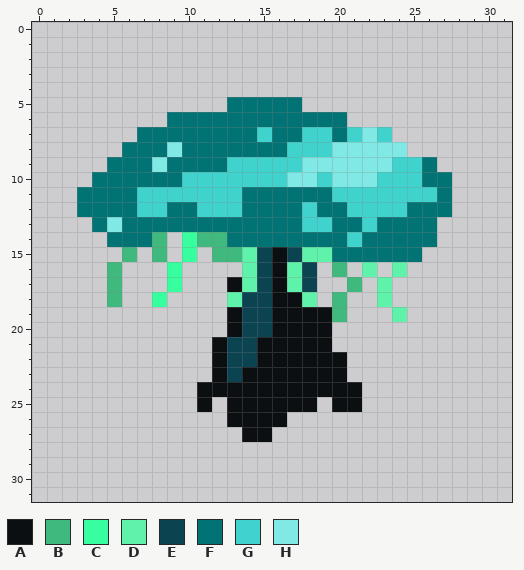
One commit to this pixel-art file: shrooms.aseprite. Above, as it was before the edit.
32x32 pixels, 1 frame.
Palette (. is transparent): A #0c0f12  B #40b97e  C #37ff9f  D #5ff2ab  E #0b4351  F #027375  G #40d3cd  H #80e9e5
The same view after the edit:
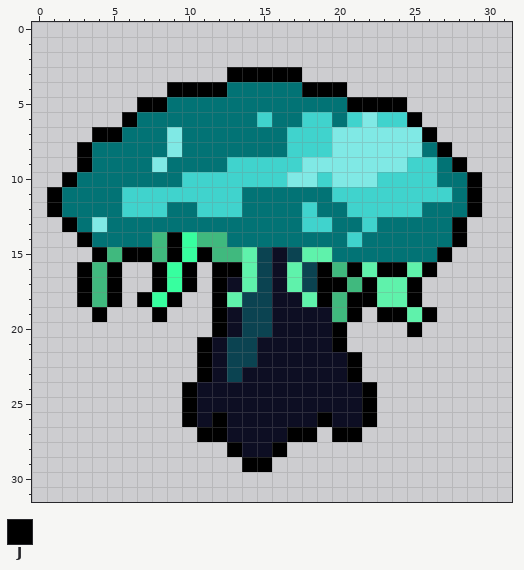
Colours new in this view: J #000000
From old to new:
layer "black" added
@@ palette @@
-A #0c0f12
+A #0d0e23
--- layers "black", "Layer 1"
@@ x 0..31 @@
  2 ................................
- 3 ................................
- 4 ................................
- 5 .............FFFFF..............
- 6 .........FFFFFFFFFFFF...........
- 7 .......FFFFFFFFGFFGGFGHG........
- 8 ......FFFHFFFFFFFGGGHHHHH.......
- 9 .....FFFHFFFFGGGGGHHHHHHGGF.....
-10 ....FFFFFFGGGGGGGHHGHHHGGGFF....
-11 ...FFFFGGGGGGGFFFFFFGGGGGGGF....
-12 ...FFFFGGFFGGGFFFFGFFGGGGFFF....
-13 ....FHFFFFFFFFFFFFGGFFGFFFF.....
-14 .....FFFB.CBBFFFFFFFFGFFFFF.....
-15 ......B.B.C.BBDEAEDDFFFFFF......
-16 .....B...C....DEADE.B.D.D.......
-17 .....B...C...ADEADE..B.D........
-18 .....B..C....DEEAAD.B..D........
-19 .............AEEAAAAB...D.......
-20 .............AEEAAAA............
-21 ............AEEAAAAA............
-22 ............AEEAAAAAA...........
-23 ............AEAAAAAAA...........
-24 ...........AAAAAAAAAAA..........
-25 ...........A.AAAAAA.AA..........
-26 .............AAAA...............
-27 ..............AA................
-28 ................................
-29 ................................
+ 3 .............JJJJJ..............
+ 4 .........JJJJFFFFFJJJ...........
+ 5 .......JJFFFFFFFFFFFFJJJJ.......
+ 6 ......JFFFFFFFFGFFGGFGHGGJ......
+ 7 ....JJFFFHFFFFFFFGGGHHHHHHJ.....
+ 8 ...JFFFFFHFFFFFFFGGGHHHHHHFJ....
+ 9 ...JFFFFHFFFFGGGGGHHHHHHHGGFJ...
+10 ..JFFFFFFFGGGGGGGHHGHHHGGGGFFJ..
+11 .JFFFFGGGGGGGGFFFFFFGGGGGGGGFJ..
+12 .JFFFFGGGFFGGGFFFFGFFGGGGGFFFJ..
+13 ..JFHFFFFFFFFFFFFFGGFFGFFFFFJ...
+14 ...JFFFFBJCBBFFFFFFFFGFFFFFFJ...
+15 ....JBJJBJCJBBDEAEDDFFFFFFFJ....
+16 ...JBJ..JCJ.JJDEADEJBJDJJDJ.....
+17 ...JBJ..JCJ.JADEADEJJBJDDJ......
+18 ...JBJ.JCJ..JDEEAADJBJJDDJ......
+19 ....J...J...JAEEAAAABJ.JJDJ.....
+20 ............JAEEAAAAJ....J......
+21 ...........JAEEAAAAAJ...........
+22 ...........JAEEAAAAAAJ..........
+23 ...........JAEAAAAAAAJ..........
+24 ..........JAAAAAAAAAAAJ.........
+25 ..........JAAAAAAAAAAAJ.........
+26 ..........JAJAAAAAAJAAJ.........
+27 ...........JJAAAAJJ.JJ..........
+28 .............JAAJ...............
+29 ..............JJ................
 30 ................................
Where, in picture pixels (left, top, right, bottom), the same in both pictures:
changed: (47, 67, 482, 472)
